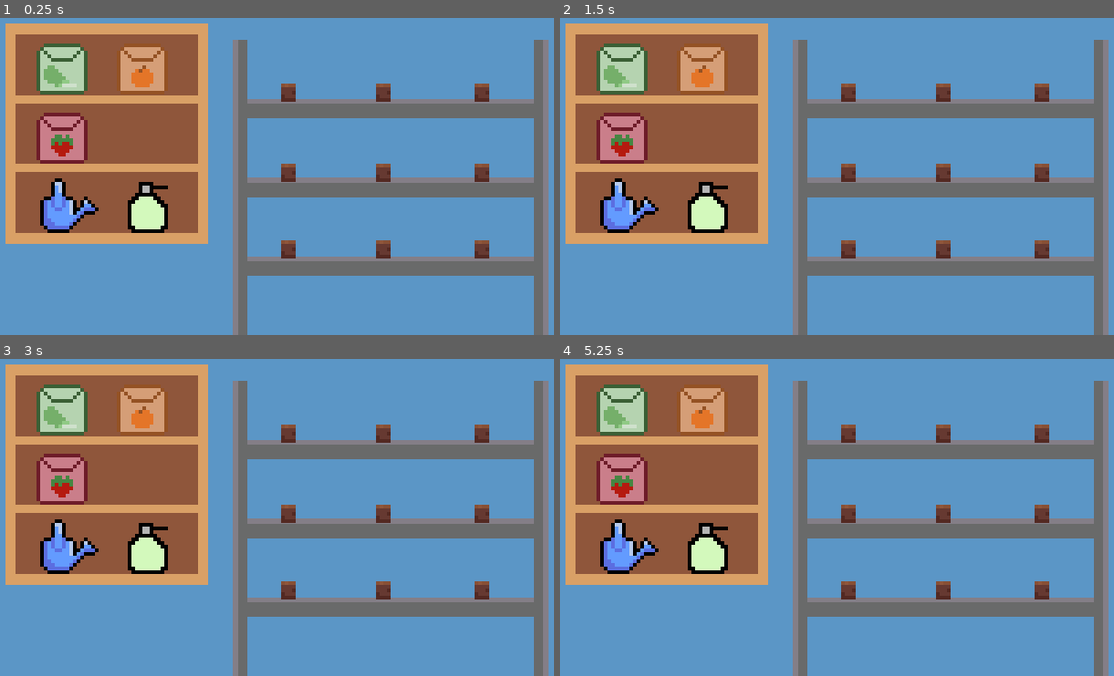
Above: before the commit, frames 1-4 (two rows, left to right).
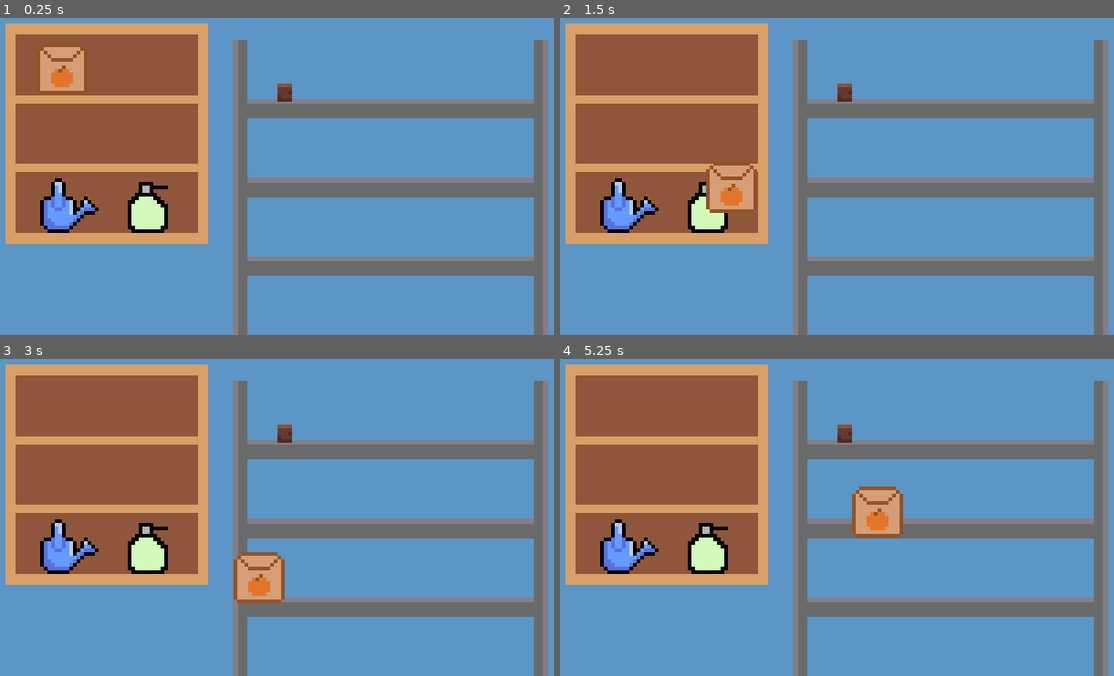
Above: after the commit, the same moments.

Repository: lenseling/HackNC-2023
Game: Godot game, scene res://scenes/main.tscn
The game is run twice, just before and just after one commit, with the same random seed, the same clock (stepped at 60 frames per second) and the same inputs.
Inputs (mouse positions are in pixels of both pictures, inside the frame that each line leads up to):
- Up to frame 1 (0.25 s): no input
- Up to frame 2 (1.5 s): tap Enter at 0.5 s; move the mouse to (975, 154) at 0.52 s; click (975, 154) at 0.67 s; tap Space at 1.25 s; move the mouse to (731, 186) at 1.27 s; click (731, 186) at 1.42 s
- Up to frame 3 (3 s): tap Enter at 2 s; move the mouse to (349, 441) at 2.02 s; click (349, 441) at 2.17 s; tap Space at 2.75 s; move the mouse to (260, 577) at 2.77 s; click (260, 577) at 2.92 s
- Up to frame 4 (5.25 s): tap Enter at 3.5 s; move the mouse to (1025, 561) at 3.52 s; click (1025, 561) at 3.67 s; tap Space at 4.25 s; move the mouse to (670, 463) at 4.27 s; click (670, 463) at 4.42 s; move the mouse to (875, 511) at 5.02 s; click (875, 511) at 5.17 s

The runs differ from the first frame. In frame 1, 5.1% of the frame differs, in the area x 6-89%, y 8-76%; in frame 2, 6.1%; in frame 3, 6.5%, in the area x 6-89%, y 8-78%; in frame 4, 6.5%.

Commit message:
Pumpkin seeds/plant growing functionality

Diff:
--- /dev/null
+++ b/lettuce_seeds.gd
@@ -0,0 +1,31 @@
+extends StaticBody2D
+
+var selected = false
+var seed_type = 3 # lettuce
+var originalPosition
+
+func _ready():
+	originalPosition = position  # Store the original position
+
+func _input(event):
+	if event is InputEventMouseButton:
+		if event.button_index == MOUSE_BUTTON_LEFT:
+			if event.pressed:
+				# When the left mouse button is pressed, enable following the mouse.
+				selected = true
+				follow_mouse()
+			else:
+				# When the left mouse button is released, stop following the mouse.
+				selected = false
+				return_to_original_position()
+
+func follow_mouse():
+	if selected:
+		var mouse_position = get_global_mouse_position()
+		position = mouse_position
+
+func return_to_original_position():
+	position = originalPosition
+
+func _physics_process(delta):
+	follow_mouse()
--- a/project.godot
+++ b/project.godot
@@ -15,15 +15,27 @@
 config/features=PackedStringArray("4.1", "Forward Plus")
 config/icon="res://icon.svg"
 
+[autoload]
+
+Global="*res://scripts/global.gd"
+
 [display]
 
 window/size/viewport_width=160
 window/size/viewport_height=90
-window/size/mode=3
+window/size/mode=2
 window/size/window_width_override=1080
 window/size/window_height_override=810
 window/stretch/mode="canvas_items"
 
+[input]
+
+click={
+"deadzone": 0.5,
+"events": [Object(InputEventMouseButton,"resource_local_to_scene":false,"resource_name":"","device":-1,"window_id":0,"alt_pressed":false,"shift_pressed":false,"ctrl_pressed":false,"meta_pressed":false,"button_mask":0,"position":Vector2(0, 0),"global_position":Vector2(0, 0),"factor":1.0,"button_index":1,"canceled":false,"pressed":false,"double_click":false,"script":null)
+]
+}
+
 [rendering]
 
 textures/canvas_textures/default_texture_filter=0
--- /dev/null
+++ b/scenes/growing_zone.tscn
@@ -0,0 +1,86 @@
+[gd_scene load_steps=12 format=3 uid="uid://bmodcvr0tiy7a"]
+
+[ext_resource type="Script" path="res://scripts/growing_zone.gd" id="1_vbtih"]
+[ext_resource type="Texture2D" uid="uid://bkg03yi4s7yxm" path="res://assets/crops/dirt.png" id="2_s31vo"]
+[ext_resource type="Texture2D" uid="uid://s8fjih6hfyxn" path="res://assets/crops/growing-lettuce.png" id="3_isima"]
+[ext_resource type="Texture2D" uid="uid://bje15ix1y8t26" path="res://assets/crops/ready-lettuce.png" id="4_l2hef"]
+[ext_resource type="Texture2D" uid="uid://c21xkcjalgo8l" path="res://assets/crops/dirt-planted.png" id="5_oum4l"]
+[ext_resource type="Texture2D" uid="uid://bdymg0l5dql8d" path="res://assets/crops/growing-pumpkin.png" id="6_gwj5j"]
+[ext_resource type="Texture2D" uid="uid://co8xcbtphqcdo" path="res://assets/crops/ready-pumpkin.png" id="7_tke7k"]
+[ext_resource type="Texture2D" uid="uid://ctslb70146cqy" path="res://assets/crops/growing-strawberry.png" id="8_4t8uo"]
+[ext_resource type="Texture2D" uid="uid://8flwrgawsp71" path="res://assets/crops/ready-strawberry.png" id="9_nv0sr"]
+
+[sub_resource type="SpriteFrames" id="SpriteFrames_i2h1i"]
+animations = [{
+"frames": [{
+"duration": 1.0,
+"texture": ExtResource("2_s31vo")
+}],
+"loop": false,
+"name": &"default",
+"speed": 0.0
+}, {
+"frames": [{
+"duration": 1.0,
+"texture": ExtResource("3_isima")
+}, {
+"duration": 1.0,
+"texture": ExtResource("4_l2hef")
+}],
+"loop": false,
+"name": &"lettucegrowing",
+"speed": 0.0
+}, {
+"frames": [{
+"duration": 1.0,
+"texture": ExtResource("5_oum4l")
+}],
+"loop": true,
+"name": &"planted",
+"speed": 0.0
+}, {
+"frames": [{
+"duration": 1.0,
+"texture": ExtResource("6_gwj5j")
+}, {
+"duration": 1.0,
+"texture": ExtResource("7_tke7k")
+}],
+"loop": false,
+"name": &"pumpkingrowing",
+"speed": 0.0
+}, {
+"frames": [{
+"duration": 1.0,
+"texture": ExtResource("8_4t8uo")
+}, {
+"duration": 1.0,
+"texture": ExtResource("9_nv0sr")
+}],
+"loop": false,
+"name": &"strawberrygrowing",
+"speed": 0.0
+}]
+
+[sub_resource type="RectangleShape2D" id="RectangleShape2D_yhi4i"]
+size = Vector2(4, 4.5)
+
+[node name="growing_zone" type="StaticBody2D"]
+script = ExtResource("1_vbtih")
+
+[node name="plantAnim" type="AnimatedSprite2D" parent="."]
+sprite_frames = SubResource("SpriteFrames_i2h1i")
+animation = &"strawberrygrowing"
+autoplay = "default"
+
+[node name="Area2D" type="Area2D" parent="."]
+
+[node name="CollisionShape2D" type="CollisionShape2D" parent="Area2D"]
+position = Vector2(0, 1.25)
+shape = SubResource("RectangleShape2D_yhi4i")
+
+[node name="growtimer" type="Timer" parent="."]
+wait_time = 3.0
+
+[connection signal="area_entered" from="Area2D" to="." method="_on_area_2d_area_entered"]
+[connection signal="timeout" from="growtimer" to="." method="_on_growtimer_timeout"]
--- /dev/null
+++ b/scenes/lettuce_seeds.tscn
@@ -0,0 +1,18 @@
+[gd_scene load_steps=4 format=3 uid="uid://cx4x56sumhq8q"]
+
+[ext_resource type="Script" path="res://lettuce_seeds.gd" id="1_a60lm"]
+[ext_resource type="Texture2D" uid="uid://ndxcmipm2yd3" path="res://assets/seeds/pumpkin-seeds.png" id="2_5hs5i"]
+
+[sub_resource type="RectangleShape2D" id="RectangleShape2D_4gwj4"]
+size = Vector2(10, 12)
+
+[node name="lettuce_seeds" type="StaticBody2D"]
+script = ExtResource("1_a60lm")
+
+[node name="Sprite2D" type="Sprite2D" parent="."]
+texture = ExtResource("2_5hs5i")
+
+[node name="Area2D" type="Area2D" parent="."]
+
+[node name="CollisionShape2D" type="CollisionShape2D" parent="Area2D"]
+shape = SubResource("RectangleShape2D_4gwj4")
--- a/scenes/main.tscn
+++ b/scenes/main.tscn
@@ -1,13 +1,11 @@
-[gd_scene load_steps=9 format=3 uid="uid://bceb3ta2vfb7a"]
+[gd_scene load_steps=7 format=3 uid="uid://bceb3ta2vfb7a"]
 
 [ext_resource type="PackedScene" uid="uid://cxny3g4dvr17h" path="res://scenes/plantShelf.tscn" id="1_qvtw1"]
 [ext_resource type="PackedScene" uid="uid://6k30tnb7putq" path="res://scenes/shop.tscn" id="2_o3ba3"]
-[ext_resource type="Texture2D" uid="uid://bkg03yi4s7yxm" path="res://assets/crops/dirt.png" id="3_08a1l"]
 [ext_resource type="PackedScene" uid="uid://qkbkmj8ny1nd" path="res://scenes/wateringCan.tscn" id="4_l4ggy"]
+[ext_resource type="PackedScene" uid="uid://bmodcvr0tiy7a" path="res://scenes/growing_zone.tscn" id="5_87wal"]
 [ext_resource type="Texture2D" uid="uid://bvjyayn77e830" path="res://assets/tools/pesticide.png" id="5_xmknb"]
-[ext_resource type="Texture2D" uid="uid://dsjur3mwnrgjt" path="res://assets/seeds/lettuce-seeds.png" id="6_5d3wd"]
-[ext_resource type="Texture2D" uid="uid://ndxcmipm2yd3" path="res://assets/seeds/pumpkin-seeds.png" id="7_g2f0e"]
-[ext_resource type="Texture2D" uid="uid://dt16qmqafrij2" path="res://assets/seeds/strawberry-seeds.png" id="8_5cyq4"]
+[ext_resource type="PackedScene" uid="uid://didq8obcioeta" path="res://scenes/pumpkin_seeds.tscn" id="6_dfqtw"]
 
 [node name="main" type="Node2D"]
 
@@ -18,42 +16,6 @@
 [node name="Shop" parent="." instance=ExtResource("2_o3ba3")]
 position = Vector2(30.25, 34.75)
 scale = Vector2(0.69375, 0.75625)
-
-[node name="Plant" type="Sprite2D" parent="."]
-position = Vector2(80, 22)
-texture = ExtResource("3_08a1l")
-
-[node name="Plant2" type="Sprite2D" parent="."]
-position = Vector2(106, 22)
-texture = ExtResource("3_08a1l")
-
-[node name="Plant3" type="Sprite2D" parent="."]
-position = Vector2(133, 22)
-texture = ExtResource("3_08a1l")
-
-[node name="Plant4" type="Sprite2D" parent="."]
-position = Vector2(80, 44)
-texture = ExtResource("3_08a1l")
-
-[node name="Plant5" type="Sprite2D" parent="."]
-position = Vector2(106, 44)
-texture = ExtResource("3_08a1l")
-
-[node name="Plant6" type="Sprite2D" parent="."]
-position = Vector2(133, 44)
-texture = ExtResource("3_08a1l")
-
-[node name="Plant7" type="Sprite2D" parent="."]
-position = Vector2(80, 65)
-texture = ExtResource("3_08a1l")
-
-[node name="Plant8" type="Sprite2D" parent="."]
-position = Vector2(106, 65)
-texture = ExtResource("3_08a1l")
-
-[node name="Plant9" type="Sprite2D" parent="."]
-position = Vector2(133, 65)
-texture = ExtResource("3_08a1l")
 
 [node name="ColorRect" type="ColorRect" parent="."]
 z_index = -1
@@ -70,14 +32,10 @@
 position = Vector2(41, 55)
 texture = ExtResource("5_xmknb")
 
-[node name="LettuceSeeds" type="Sprite2D" parent="."]
+[node name="growing_zone" parent="." instance=ExtResource("5_87wal")]
+position = Vector2(79, 22)
+
+[node name="pumpkin_seeds" parent="." instance=ExtResource("6_dfqtw")]
 position = Vector2(18, 17)
-texture = ExtResource("6_5d3wd")
 
-[node name="PumpkinSeeds" type="Sprite2D" parent="."]
-position = Vector2(40, 17)
-texture = ExtResource("7_g2f0e")
-
-[node name="StrawberrySeeds" type="Sprite2D" parent="."]
-position = Vector2(18, 36)
-texture = ExtResource("8_5cyq4")
+[connection signal="input_event" from="growing_zone" to="growing_zone" method="_on_input_event"]
--- /dev/null
+++ b/scenes/pumpkin_seeds.tscn
@@ -0,0 +1,22 @@
+[gd_scene load_steps=4 format=3 uid="uid://didq8obcioeta"]
+
+[ext_resource type="Script" path="res://scripts/pumpkin_seeds.gd" id="1_x7lmw"]
+[ext_resource type="Texture2D" uid="uid://ndxcmipm2yd3" path="res://assets/seeds/pumpkin-seeds.png" id="2_x2dcy"]
+
+[sub_resource type="RectangleShape2D" id="RectangleShape2D_xlo7m"]
+size = Vector2(10, 12)
+
+[node name="pumpkin_seeds" type="StaticBody2D"]
+script = ExtResource("1_x7lmw")
+
+[node name="Sprite2D" type="Sprite2D" parent="."]
+texture = ExtResource("2_x2dcy")
+
+[node name="Area2D" type="Area2D" parent="."]
+
+[node name="CollisionShape2D" type="CollisionShape2D" parent="Area2D"]
+shape = SubResource("RectangleShape2D_xlo7m")
+
+[connection signal="input_event" from="." to="." method="_on_input_event"]
+[connection signal="area_entered" from="Area2D" to="." method="_on_area_2d_area_entered"]
+[connection signal="input_event" from="Area2D" to="." method="_on_area_2d_input_event"]
--- /dev/null
+++ b/scenes/strawberry_seeds.tscn
@@ -0,0 +1,18 @@
+[gd_scene load_steps=4 format=3 uid="uid://joxesecy4nhb"]
+
+[ext_resource type="Script" path="res://scripts/strawberry_seeds.gd" id="1_hcpxd"]
+[ext_resource type="Texture2D" uid="uid://dt16qmqafrij2" path="res://assets/seeds/strawberry-seeds.png" id="2_m4hkd"]
+
+[sub_resource type="RectangleShape2D" id="RectangleShape2D_o0oed"]
+size = Vector2(10, 12)
+
+[node name="strawberry_seeds" type="StaticBody2D"]
+script = ExtResource("1_hcpxd")
+
+[node name="Sprite2D" type="Sprite2D" parent="."]
+texture = ExtResource("2_m4hkd")
+
+[node name="Area2D" type="Area2D" parent="."]
+
+[node name="CollisionShape2D" type="CollisionShape2D" parent="Area2D"]
+shape = SubResource("RectangleShape2D_o0oed")
--- /dev/null
+++ b/scripts/global.gd
@@ -0,0 +1,5 @@
+extends Node
+
+
+var plantSelected = 1
+var money = 20
--- /dev/null
+++ b/scripts/growing_zone.gd
@@ -0,0 +1,39 @@
+extends StaticBody2D
+
+var plant = Global.plantSelected
+var plantgrowing = false
+var plant_grown = false
+
+func _physics_process(delta):
+	if !plantgrowing:
+		plant = Global.plantSelected
+
+func _on_Area2D_area_entered(area):
+	if !plantgrowing:
+		plantgrowing = true
+		$growtimer.start()
+		$plantAnim.play("planted")
+	else:
+		print("Plant is already growing here.")
+
+func _on_growtimer_timeout():
+	var plantAnim = $plantAnim
+	if plantAnim.animation == "planted":
+		if plant == 1:
+			plantAnim.play("pumpkingrowing")
+		elif plant == 2:
+			plantAnim.play("strawberrygrowing")
+		elif plant == 3:
+			plantAnim.play("lettucegrowing")
+		$growtimer.start()
+	elif plantAnim.frame == 0:
+		plantAnim.frame = 1
+		plant_grown = true
+
+func _on_area_2d_area_entered(area):
+	if !plantgrowing:
+		plantgrowing = true
+		$growtimer.start()
+		$plantAnim.play("planted")
+	else:
+		print("Plant is already growing here.")
--- /dev/null
+++ b/scripts/pumpkin_seeds.gd
@@ -0,0 +1,43 @@
+extends StaticBody2D
+
+var selected = false
+var seed_type = 1 # pumpkin
+var originalPosition
+
+func _ready():
+	originalPosition = position  # Store the original position
+
+func _input(event):
+	if event is InputEventMouseButton:
+		if event.button_index == MOUSE_BUTTON_LEFT:
+			if event.pressed:
+				# When the left mouse button is pressed, enable following the mouse.
+				selected = true
+				follow_mouse()
+			else:
+				# When the left mouse button is released, stop following the mouse.
+				selected = false
+				return_to_original_position()
+
+func follow_mouse():
+	if selected:
+		var mouse_position = get_global_mouse_position()
+		position = mouse_position
+
+func return_to_original_position():
+	position = originalPosition
+
+func _physics_process(delta):
+	follow_mouse()
+
+func _on_area_2d_input_event(viewport, event, shape_idx):
+	if event is InputEventMouseButton:
+		if event.button_index == MOUSE_BUTTON_LEFT:
+			if event.pressed:
+				# When the left mouse button is pressed, enable following the mouse.
+				selected = true
+				follow_mouse()
+			else:
+				# When the left mouse button is released, stop following the mouse.
+				selected = false
+				return_to_original_position()
--- /dev/null
+++ b/scripts/strawberry_seeds.gd
@@ -0,0 +1,31 @@
+extends StaticBody2D
+
+var selected = false
+var seed_type = 2 # strawberry
+var originalPosition
+
+func _ready():
+	originalPosition = position  # Store the original position
+
+func _input(event):
+	if event is InputEventMouseButton:
+		if event.button_index == MOUSE_BUTTON_LEFT:
+			if event.pressed:
+				# When the left mouse button is pressed, enable following the mouse.
+				selected = true
+				follow_mouse()
+			else:
+				# When the left mouse button is released, stop following the mouse.
+				selected = false
+				return_to_original_position()
+
+func follow_mouse():
+	if selected:
+		var mouse_position = get_global_mouse_position()
+		position = mouse_position
+
+func return_to_original_position():
+	position = originalPosition
+
+func _physics_process(delta):
+	follow_mouse()
Binary file added: assets/tools/greenhouse-wip.aseprite
